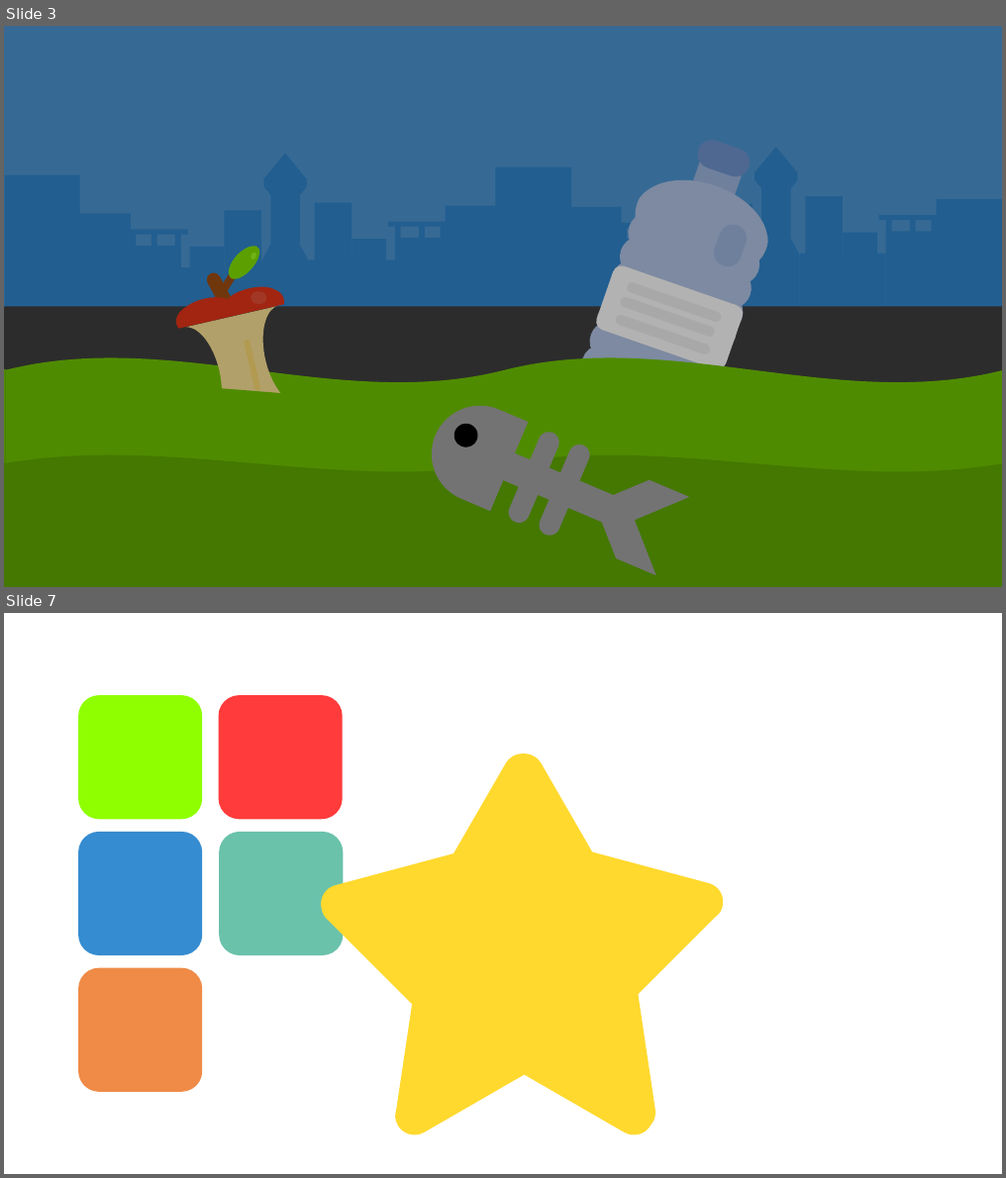
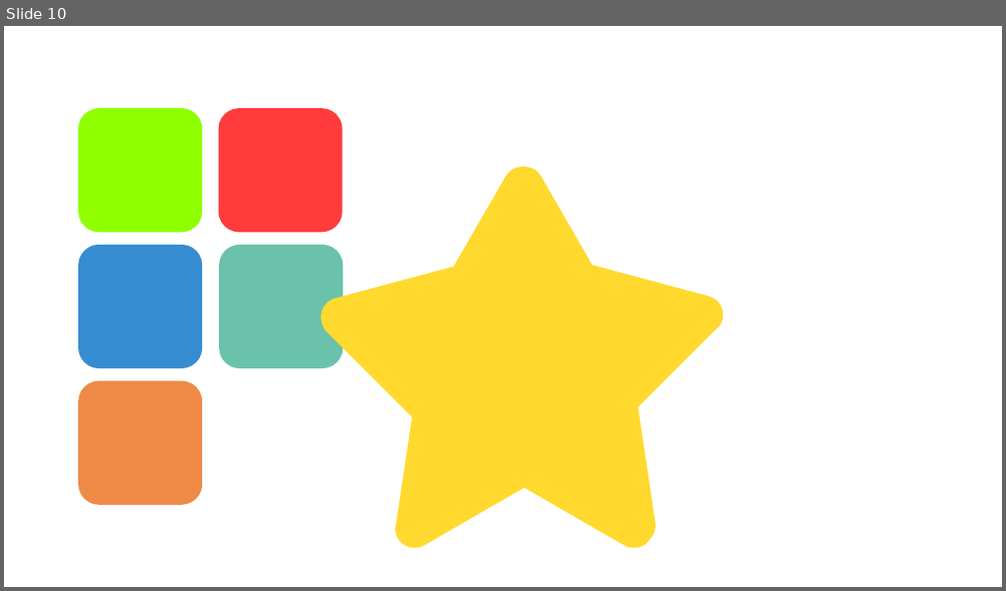
Before and after one commit to pedrogmo/projetopp2, a slide deck: slide/animacao.pptx. Shown one above the other, each under a label of ours: slides 3 and 7 before the commit, slide 10 after it; the slides between them are not shown. The pictures are 1006x1178 and 1006x591 pixels, drawn with LibreOffice and Linux fonts; fonts in the diff are those of the drawing. Boxes give left, top, right and bottom in pixels: in the first picture for what was removed or moved away, otherwise in the second. Text is boxed around its words. In the diff, an @@ line names an element or a change of style, - is before the commit and + after.

```diff
--- a/slide/animacao.pptx
+++ b/slide/animacao.pptx
@@ slide 3 removed at [4,26,1002,587], background #FFFFFF @@
@@ rectangle removed at [4,26,1002,308] @@
@@ rectangle removed at [4,26,1002,587] @@
@@ group removed at [5,147,1002,322]: 19 rectangles, 6 freeform shapes, 2 triangles @@
@@ group removed at [555,136,780,481]: 18 rounded rectangles, 1 ellipse @@
@@ rounded rectangle removed at [4,307,1002,489] @@
@@ group removed at [150,242,358,455]: 6 rounded rectangles, 5 ellipses, 4 freeform shapes @@
@@ group removed at [417,390,689,576]: 2 rounded rectangles, 1 freeform shape, 1 rectangle, 1 chevron, 1 ellipse @@
@@ group removed at [4,357,1002,587]: 4 freeform shapes @@
@@ what was slide 7 is now slide 10 @@
```
Also in this commit, not shown: 9 slides added, 5 other slides removed, 2 other files.
